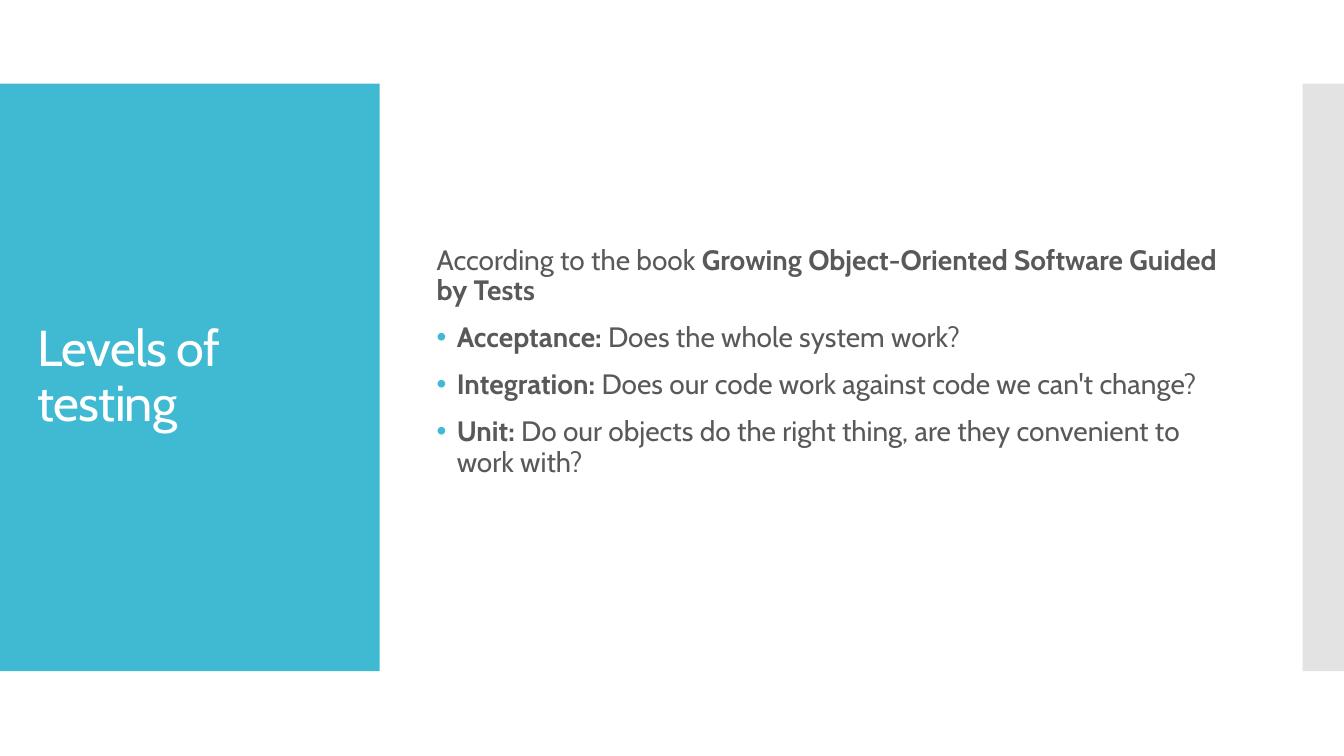
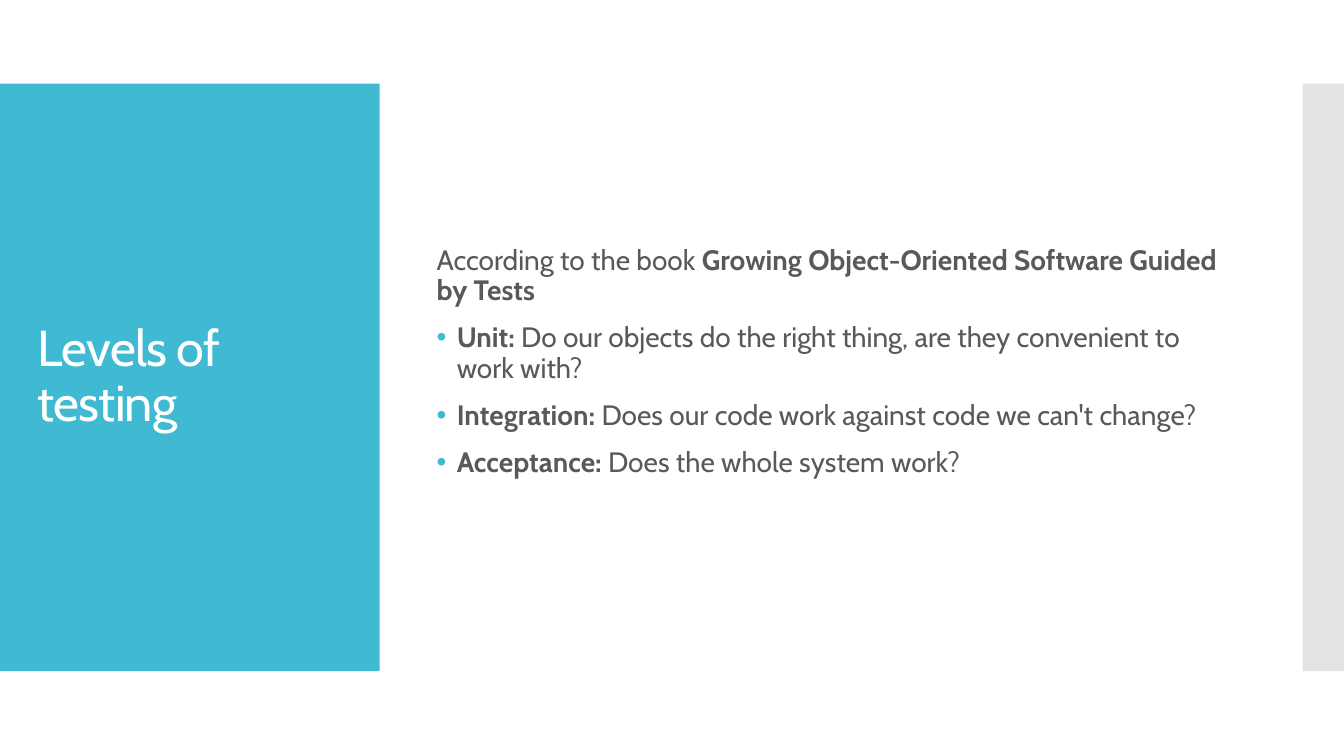
Before and after one commit to ivlahek/presentation.testing, a slide deck: slide 3 of Presentation.pptx. Drawn at 1344x756 pixels with LibreOffice and Linux fonts; fonts in the diff are those of the drawing. Boxes give left, top, right and bottom in pixels: in the first picture for what was removed or moved away, otherwise in the second. Text is boxed around its words. In the diff, an @@ line names an element or a change of style, - is before the commit and + after.

```diff
--- a/Presentation.pptx
+++ b/Presentation.pptx
@@ text at box(457, 326, 1197, 431): paragraphs added @@
+• Unit: Do our objects do the right thing, are they convenient to work with?
+• Integration: Does our code work against code we can't change?
@@ text at box(457, 373, 1197, 473): paragraphs removed @@
-• Integration: Does our code work against code we can't change?
-• Unit: Do our objects do the right thing, are they convenient to work with?
```
Also in this commit, not shown: 7 other slides changed, 2 slides added.
